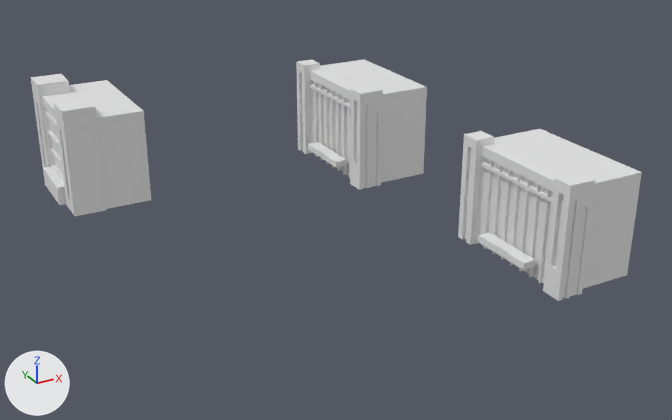
The Blender file building/7ho.blend: old version first, new version second.
Rendered twice from a camera (50 mm lens) standing at (-829.0, -895.0, 590.0) and looking at (-211.0, 228.0, 28.0). The lights are fixed; the arrows at lower left show +X, +Y and +Z. Text is drawn in Blender's own font.

The scene before the commit, as lines of its bpy script (objects in view):
```python
ob_7ho_front_door = bpy.data.objects.new('7ho-front-door', me_cube_009)
ob_7ho_front_door.location = (-70.0, 0.0, 25.0)
ob_7ho_front_door.scale = (10.0, 50.0, 5.0)
ob_7ho_front_door_001 = bpy.data.objects.new('7ho-front-door.001', me_cube_032)
ob_7ho_front_door_001.location = (-127.0, 412.0, 42.0)
ob_7ho_front_door_001.scale = (10.0, 50.0, 5.0)
ob_cube = bpy.data.objects.new('Cube', me_cube)
ob_cube.location = (0.0, 0.0, 75.0)
ob_cube.scale = (60.0, 100.0, 75.0)
ob_cube_001 = bpy.data.objects.new('Cube.001', me_cube_031)
ob_cube_001.location = (-57.0, 412.0, 92.0)
ob_cube_001.scale = (60.0, 100.0, 75.0)
ob_left_tower_001 = bpy.data.objects.new('left-tower.001', me_cube_030)
ob_left_tower_001.location = (-112.0, 507.0, 97.0)
ob_left_tower_001.scale = (15.0, 15.0, 80.0)
ob_no_001 = bpy.data.objects.new('No.001', me_cube_006)
ob_no_001.location = (-482.0, 562.0, 75.0)
ob_no_001.scale = (60.0, 100.0, 75.0)
ob_right_tower_001 = bpy.data.objects.new('right-tower.001', me_cube_029)
ob_right_tower_001.location = (-107.0, 317.0, 97.0)
ob_right_tower_001.scale = (20.0, 15.0, 80.0)
ob_text_001 = bpy.data.objects.new('Text.001', txt_text_001)
ob_text_001.location = (-137.0, 412.0, 42.0)
ob_text_001.rotation_euler = (1.571, 0.0, -1.571)  # degrees (90, 0, -90)
ob_text_001.scale = (5.27, 14.5, 1.0)
# also in view: 'right-tower' at (-50.0, -95.0, 80.0); 'left-tower' at (-55.0, 95.0, 80.0)
```
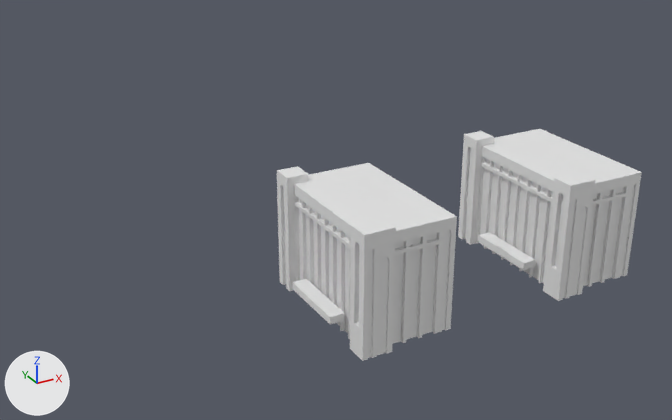
Diff of the bpy script that builds the scene:
```diff
--- a/building/7ho.blend.py
+++ b/building/7ho.blend.py
@@ me_cube @@
 # used by ob_cube; location = (0.0, 0.0, 75.0); scale = (60.0, 100.0, 75.0)
-me_cube.from_pydata(...)  # 136 vertices, 86 faces; spans x -1.0..1.0, y -1.0..1.0, z -1.0..1.0
+me_cube.from_pydata(...)  # 264 vertices, 164 faces; spans x -1.0..1.0, y -1.0..1.0, z -1.0..1.0
+# me_cube part 1
+# 3 faces are deleted
+# 72 vertices are added at x -0.65..0.88, y -1.0..1.0, z -1.0..0.8
+# 56 new vertices lie (0.0, 0.05, 0.0) away from vertices in x -0.65..0.65, y -1.0..0.95, z -1.0..0.8
+# 81 new faces join them
@@ me_cube_031 @@
 # used by ob_cube_001; location = (-57.0, 412.0, 92.0); scale = (60.0, 100.0, 75.0)
-me_cube_031.from_pydata(...)  # 136 vertices, 86 faces; spans x -1.0..1.0, y -1.0..1.0, z -1.0..1.0
+me_cube_031.from_pydata(...)  # 3806 vertices, 2714 faces; spans x -1.34..1.0, y -1.1..1.1, z -1.0..1.13
+# me_cube_031 part 2: 3670 vertices added at x -1.34..0.88, y -1.1..1.1, z -1.0..1.13
@@ ob_no_001 @@
-ob_no_001 = bpy.data.objects.new('No.001', me_cube_006)
-ob_no_001.location = (-482.0, 562.0, 75.0)
-ob_no_001.scale = (60.0, 100.0, 75.0)
@@ ob_right_tower_001 @@
-ob_right_tower_001 = bpy.data.objects.new('right-tower.001', me_cube_029)
-ob_right_tower_001.location = (-107.0, 317.0, 97.0)
-ob_right_tower_001.scale = (20.0, 15.0, 80.0)
@@ ob_left_tower_001 @@
-ob_left_tower_001 = bpy.data.objects.new('left-tower.001', me_cube_030)
-ob_left_tower_001.location = (-112.0, 507.0, 97.0)
-ob_left_tower_001.scale = (15.0, 15.0, 80.0)
@@ ob_cube_001 @@
 ob_cube_001 = bpy.data.objects.new('Cube.001', me_cube_031)
-ob_cube_001.location = (-57.0, 412.0, 92.0)
+ob_cube_001.location = (-292.0, 0.0, 75.0)
 ob_cube_001.scale = (60.0, 100.0, 75.0)
@@ ob_7ho_front_door_001 @@
 ob_7ho_front_door_001 = bpy.data.objects.new('7ho-front-door.001', me_cube_032)
-ob_7ho_front_door_001.location = (-127.0, 412.0, 42.0)
-ob_7ho_front_door_001.scale = (10.0, 50.0, 5.0)
+ob_7ho_front_door_001.location = (-18.0, -100.0, 130.0)
+ob_7ho_front_door_001.rotation_euler = (0.0, 0.0, 1.571)  # degrees (0, 0, 90)
+ob_7ho_front_door_001.scale = (5.0, 9.0, 5.0)
+ob_7ho_front_door_001.hide_set(True)
@@ ob_text_001 @@
-ob_text_001 = bpy.data.objects.new('Text.001', txt_text_001)
-ob_text_001.location = (-137.0, 412.0, 42.0)
-ob_text_001.rotation_euler = (1.571, 0.0, -1.571)  # degrees (90, 0, -90)
-ob_text_001.scale = (5.27, 14.5, 1.0)
```

Boxes [x1, y1, x2, y2] around the edits, measured in the pictures (672 x 420 px):
'Cube.001', reshaped, moved (53% wider, 60% taller)
    before: [310, 59, 427, 182]
    after: [277, 163, 457, 361]
'Cube', reshaped
    before: [476, 129, 642, 288]
    after: [476, 129, 642, 287]
'No.001', deleted
    before: [31, 74, 151, 216]
'right-tower.001', deleted
    before: [350, 85, 383, 190]
'left-tower.001', deleted
    before: [296, 60, 320, 154]
'7ho-front-door.001', hidden
    before: [308, 142, 347, 167]
part 1 of me_cube, built on
    before: [583, 172, 642, 288]
    after: [583, 172, 642, 287]
part 2 of me_cube_031, added
    after: [277, 166, 457, 361]
